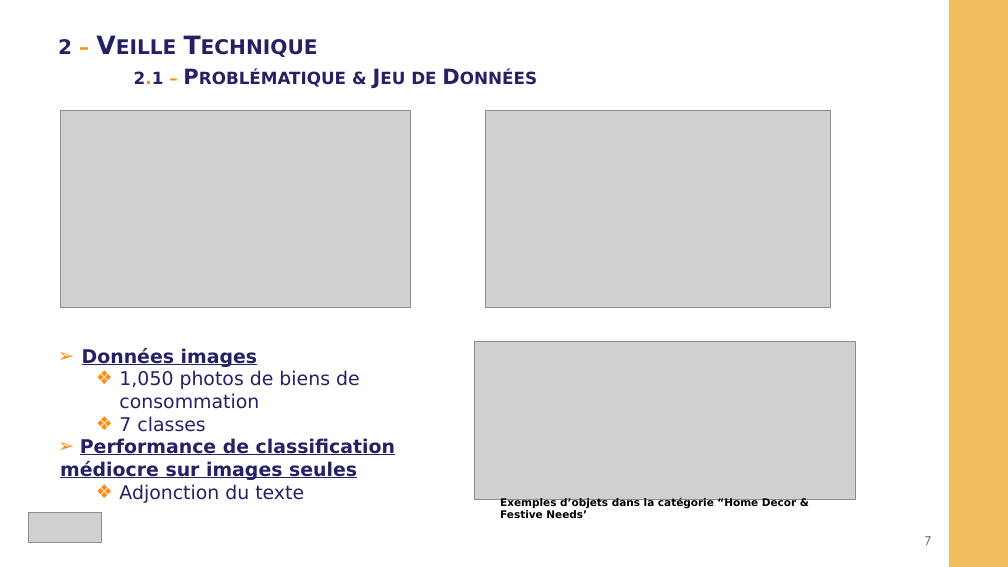
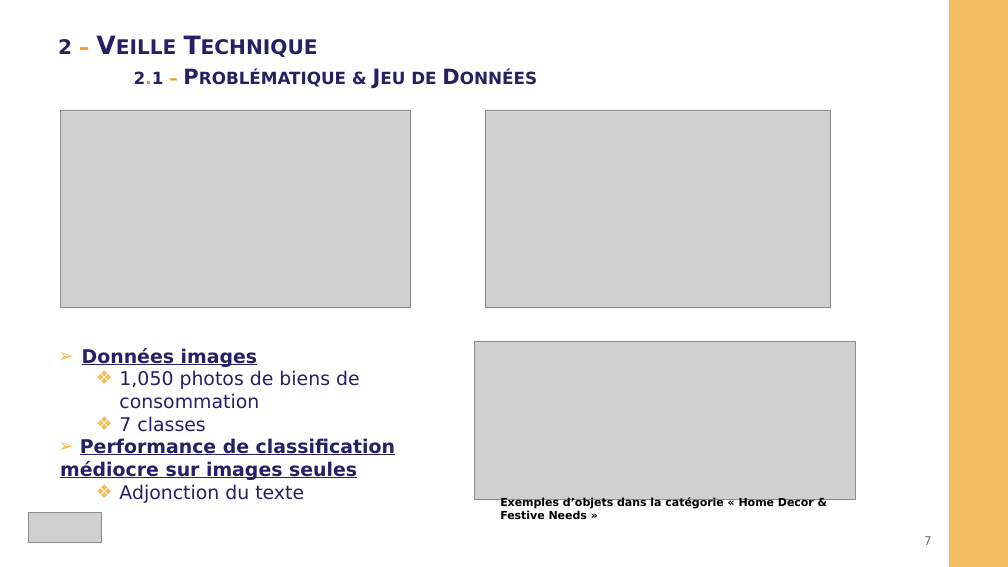
Before and after one commit to CelineBoutinon/WCAG-accessible-dashboard, a slide deck: slide 7 of SOUTENANCE/Boutinon_Celine_4_presentation_062025_VF.pptx. Drawn at 1008x567 pixels with LibreOffice and Linux fonts; fonts in the diff are those of the drawing; grey boxes stand for pictures. Boxes give left, top, right and bottom in pixels: in the first picture for what was removed or moved away, otherwise in the second. Text is boxed around its words. In the diff, an @@ line names an element or a change of style, - is before the commit and + after.

```diff
--- a/SOUTENANCE/Boutinon_Celine_4_presentation_062025_VF.pptx
+++ b/SOUTENANCE/Boutinon_Celine_4_presentation_062025_VF.pptx
@@ text "Données images" at bbox=[60, 348, 395, 503]: bullet colour #FF8C14 to #F1BD5F @@
@@ text at bbox=[500, 498, 814, 519]: text changed; size 10 to 10.5 pt @@
-Exemples d’objets dans la catégorie “Home Decor & Festive Needs’
+Exemples d’objets dans la catégorie « Home Decor & Festive Needs »
```
Also in this commit, not shown: 6 other slides changed, 4 other files.
